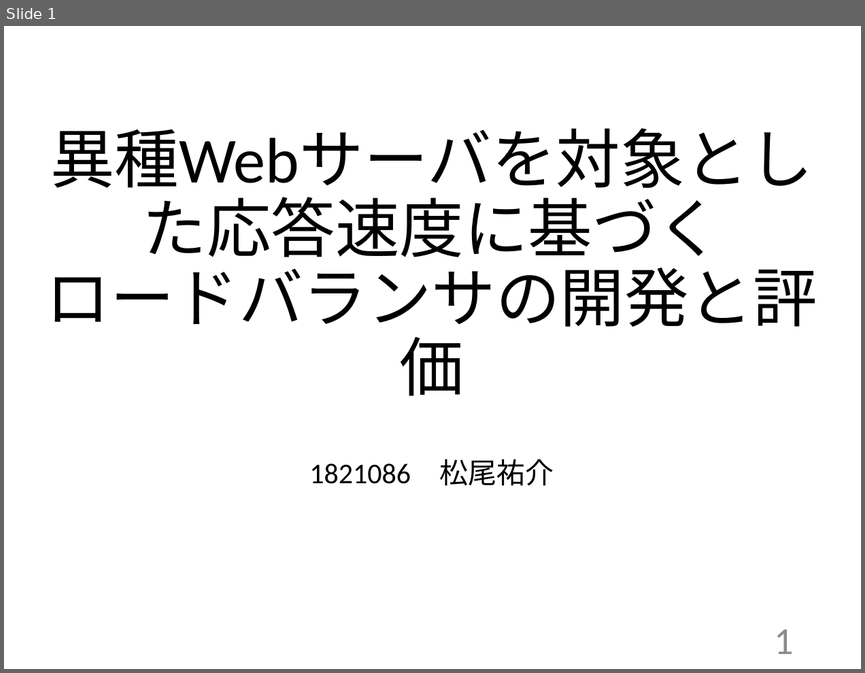
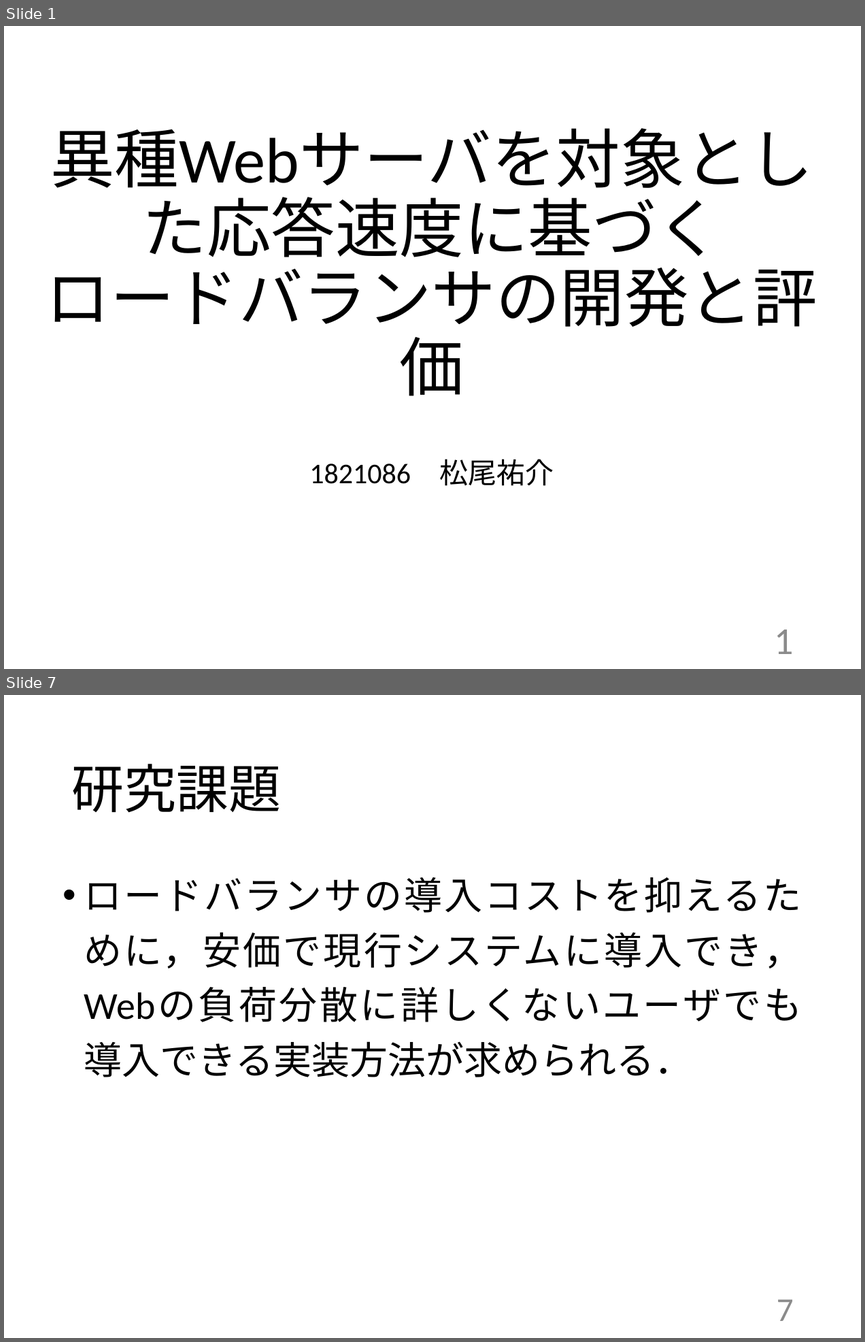
Before and after one commit to kait-takanolab/1821086_matsuo_thesis, a slide deck: 発表用/1821086_卒業研究発表会.pptx. Shown one above the other, each under a label of ours: slide 1 before the commit, slides 1 and 7 after it; the slides between them are not shown. The pictures are 865x673 and 865x1342 pixels, drawn with LibreOffice and Linux fonts; fonts in the diff are those of the drawing. Boxes give left, top, right and bottom in pixels: in the first picture for what was removed or moved away, otherwise in the second. Text is boxed around its words. In the diff, an @@ line names an element or a change of style, - is before the commit and + after.

```diff
--- a/発表用/1821086_卒業研究発表会.pptx
+++ b/発表用/1821086_卒業研究発表会.pptx
@@ slide 7 added at [4, 695, 861, 1338], background #FFFFFF @@
@@ title added at [71, 764, 281, 813], 44 pt, text #000000 @@
+研究課題
@@ text added at [84, 877, 802, 968], 32 pt, text #000000 @@
+• ロードバランサの導入コストを抑えるために，安価で現行システムに導入でき，Webの負荷分散に詳しくないユーザでも導入できる実装方法が求められる．
@@ page number added at [776, 1299, 793, 1321], 28 pt, text #8C8C8C @@
+7
```
Also in this commit, not shown: 5 slides changed, 2 other slides added, 3 slides removed, 1 other file.
